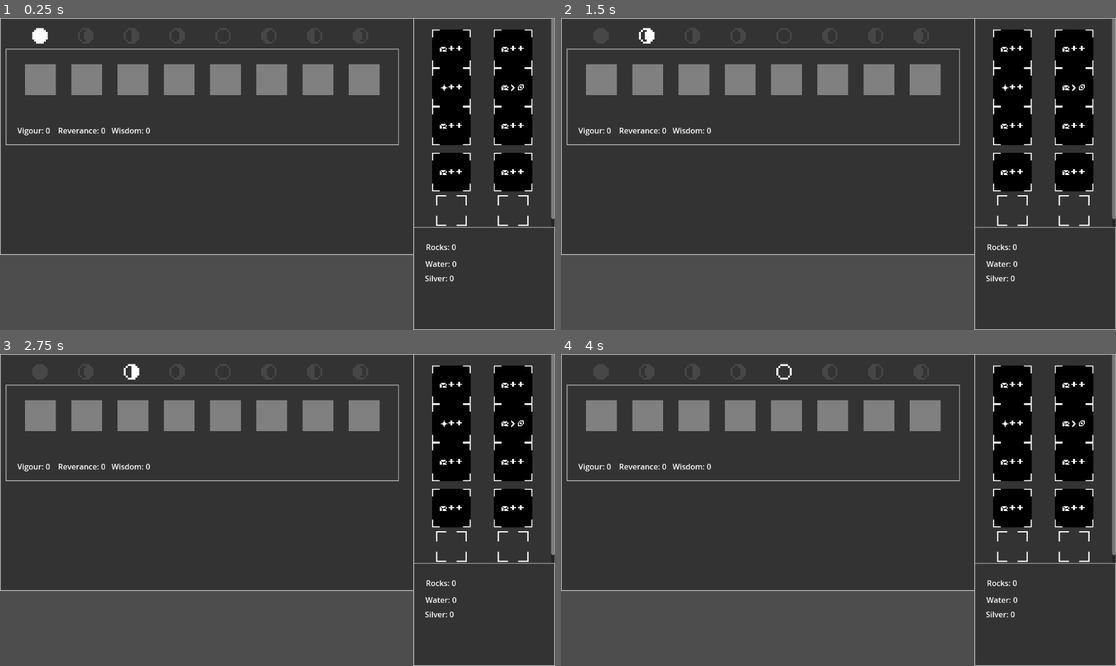
Above: before the commit, frames 1-4 (two rows, left to right).
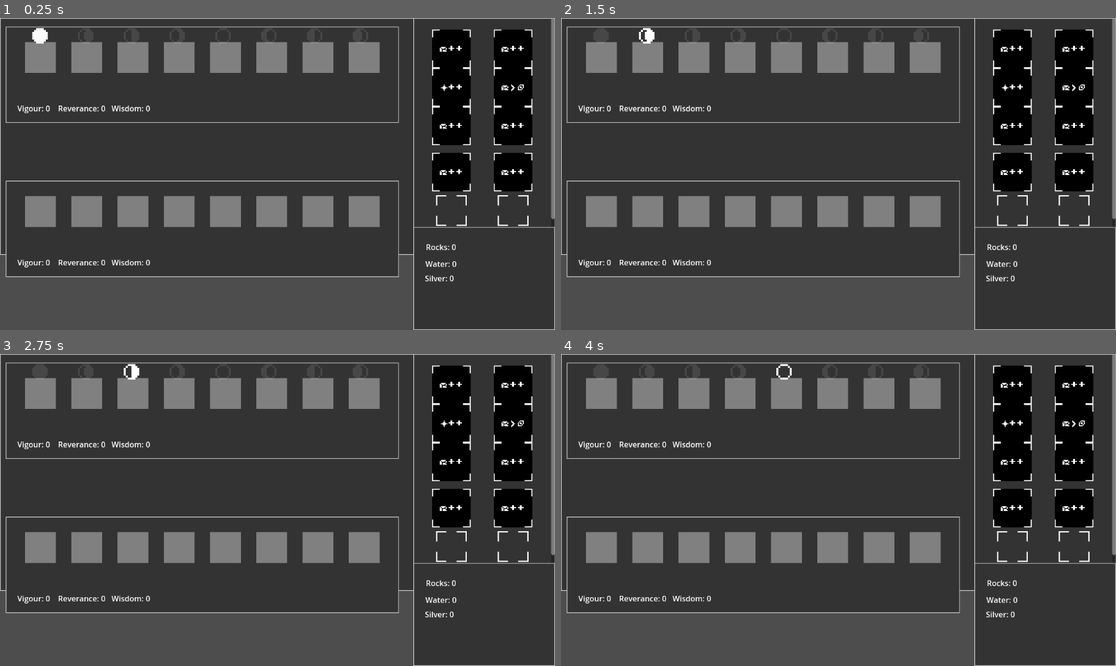
Above: after the commit, the same moments.

Repository: BoscoPubVoi/IdleSpel
Game: Godot game, scene res://main.tscn
The game is run twice, just before and just after one commit, with the same random seed, the same clock (stepped at 60 frames per second) and the same inputs.
Inputs:
- Up to frame 1 (0.25 s): no input
- Up to frame 2 (1.5 s): tap Enter at 0.5 s; tap Space at 1.25 s
- Up to frame 3 (2.75 s): no input
- Up to frame 4 (4 s): tap Enter at 2.75 s; tap Space at 3.5 s

The runs differ from the first frame. In frame 1, 17% of the frame differs, in the area x 1-72%, y 2-84%; in frame 2, 17%; in frame 3, 17%; in frame 4, 17%.

Commit message:
actor_panel shite

Diff:
--- a/UIElements/ActionIndent.gd
+++ b/UIElements/ActionIndent.gd
@@ -26,7 +26,10 @@
 
 func _drop_data(at_position, data):
 	var slot = _get_index()
-	Game.characters[0].actions[slot] = data["action"]
+	var par = get_parent()
+	while par != null && !par.is_in_group("ActorPanel"):
+		par = par.get_parent()
+	Game.characters[par.characterID].actions[slot] = data["action"]
 
 
 	var fullCycleResult = FullCycleResultEvaluator.evaluate(Game)
--- /dev/null
+++ b/actor_panel.gd
@@ -0,0 +1,12 @@
+extends Panel
+
+@export var characterID:int
+
+# Called when the node enters the scene tree for the first time.
+func _ready():
+	pass # Replace with function body.
+
+
+# Called every frame. 'delta' is the elapsed time since the previous frame.
+func _process(delta):
+	pass
--- a/actor_panel.tscn
+++ b/actor_panel.tscn
@@ -1,9 +1,11 @@
-[gd_scene load_steps=2 format=3 uid="uid://bmcv62jx8oil1"]
+[gd_scene load_steps=3 format=3 uid="uid://bmcv62jx8oil1"]
 
+[ext_resource type="Script" path="res://actor_panel.gd" id="1_0eeyd"]
 [ext_resource type="PackedScene" uid="uid://ddwdk74737glc" path="res://UIElements/action_indent.tscn" id="1_i1gly"]
 
-[node name="ActorPanel" type="Panel"]
+[node name="ActorPanel" type="Panel" groups=["ActorPanel"]]
 custom_minimum_size = Vector2(0, 200)
+script = ExtResource("1_0eeyd")
 
 [node name="Margin" type="MarginContainer" parent="."]
 layout_mode = 1
--- a/main.gd
+++ b/main.gd
@@ -13,6 +13,11 @@
 	var newCharacter = Character.new()
 	newCharacter.constructor(Game.maxSupportedActions)
 	Game.characters.push_back(newCharacter)
+
+	var newCharacter2 = Character.new()
+	newCharacter2.constructor(Game.maxSupportedActions)
+	Game.characters.push_back(newCharacter2)
+
 	updateMoonCycleIcon()
 
 
--- a/main.tscn
+++ b/main.tscn
@@ -116,6 +116,10 @@
 [node name="ActorPanel" parent="AllActorsPanel/MarginContainer/VBoxContainer" instance=ExtResource("2_jsf26")]
 layout_mode = 2
 
+[node name="ActorPanel2" parent="AllActorsPanel/MarginContainer/VBoxContainer" instance=ExtResource("2_jsf26")]
+layout_mode = 2
+characterID = 1
+
 [node name="MoonCycleContainer" type="HBoxContainer" parent="AllActorsPanel"]
 layout_mode = 0
 offset_left = 40.0
